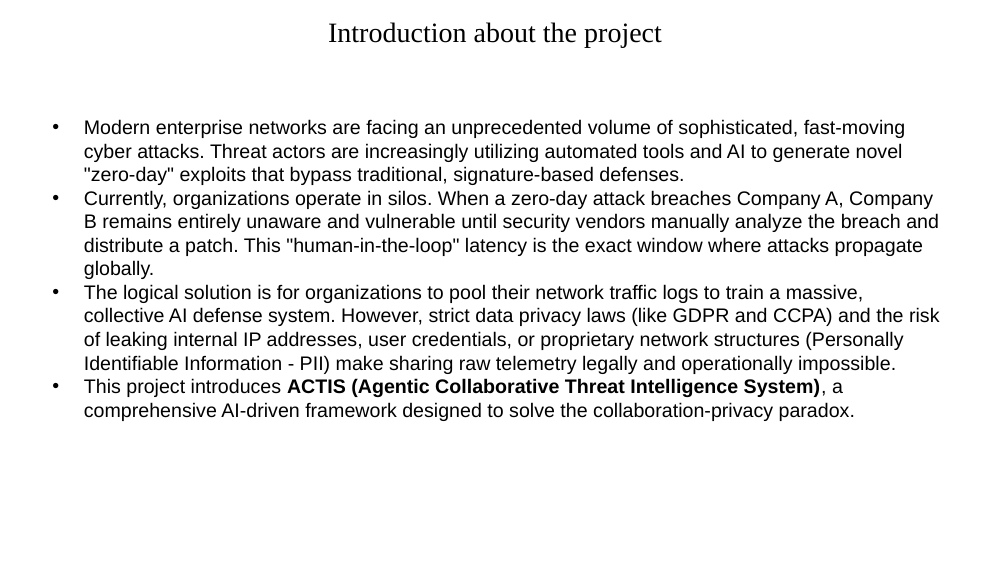
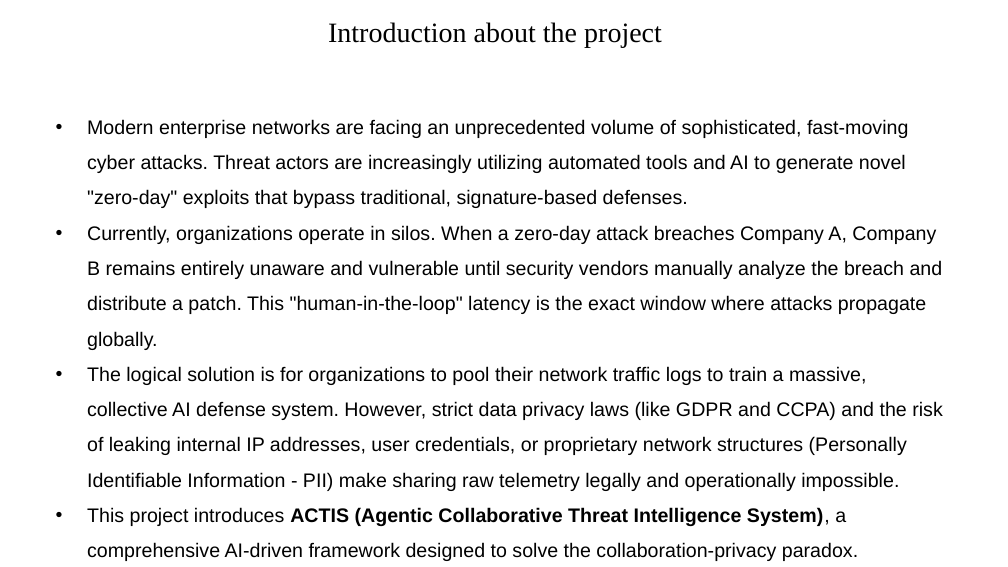
Before and after one commit to veerasagar/ACTIS-MCE442P, a slide deck: slide 3 of docs/ppt/ACTIS-Phase-1.pptx. Drawn at 1008x567 pixels with LibreOffice and Linux fonts; fonts in the diff are those of the drawing; background and template pictures are left out. Boxes give left, top, right and bottom in pixels: in the first picture for what was removed or moved away, otherwise in the second. Text is boxed around its words. In the diff, an @@ line names an element or a change of style, - is before the commit and + after.

Commit message:
docs: Update ACTIS-Phase-1 presentation.

```diff
--- a/docs/ppt/ACTIS-Phase-1.pptx
+++ b/docs/ppt/ACTIS-Phase-1.pptx
@@ text "Modern enterprise networks are facing ..." at [87, 119, 943, 561]: line spacing 1 to 1.5 @@
```
Also in this commit, not shown: 8 other slides changed, 5 slides added, 1 slide removed, 3 other files.
